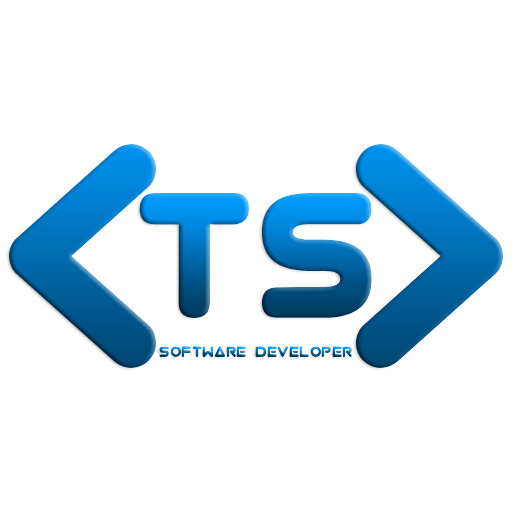
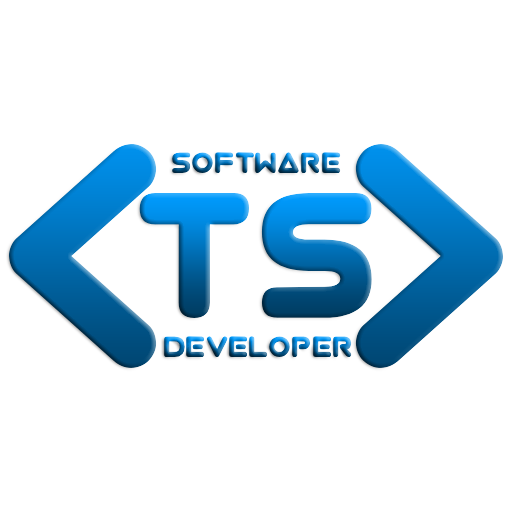
Layers edited between the first and the second (512, 512) image:
added layer "DEVELOPER" above "SOFTWARE" over box(164, 336, 352, 357)
renamed "SOFTWARE DEVELOPER" to "SOFTWARE", painted on it over box(159, 152, 352, 357)